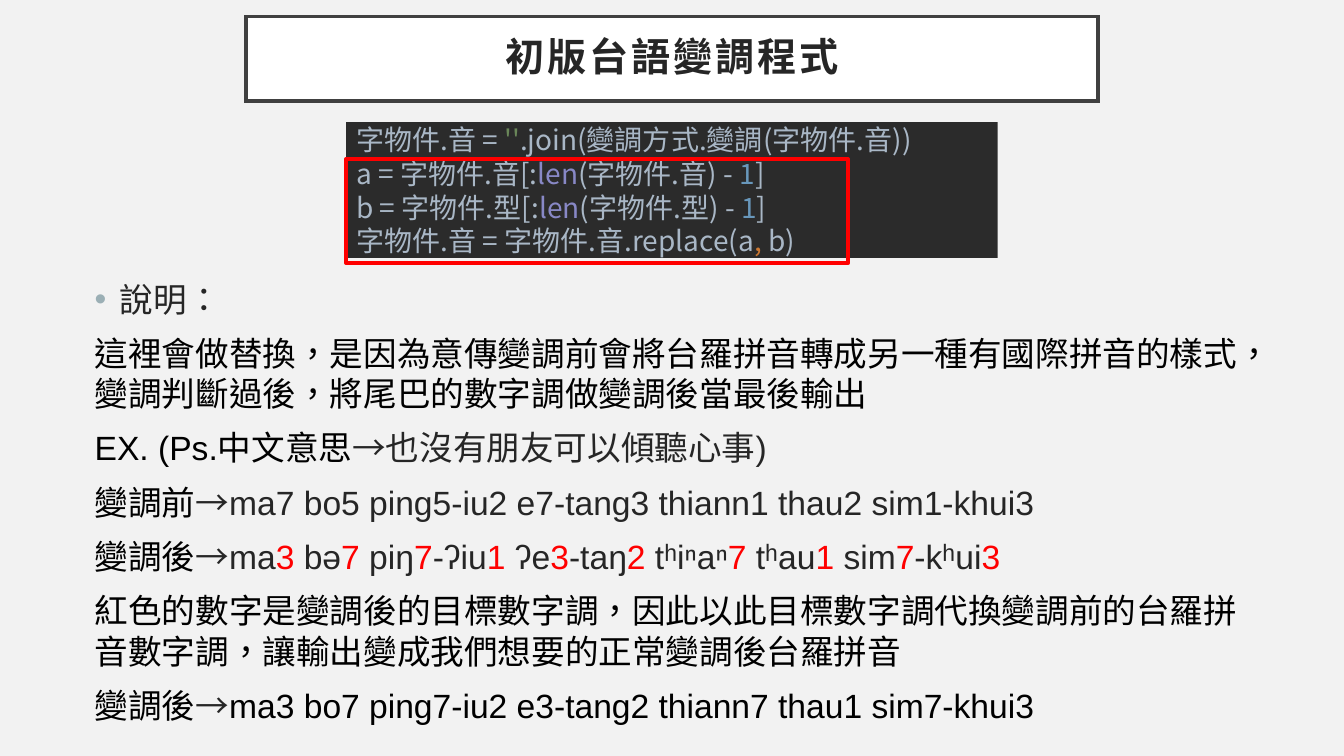
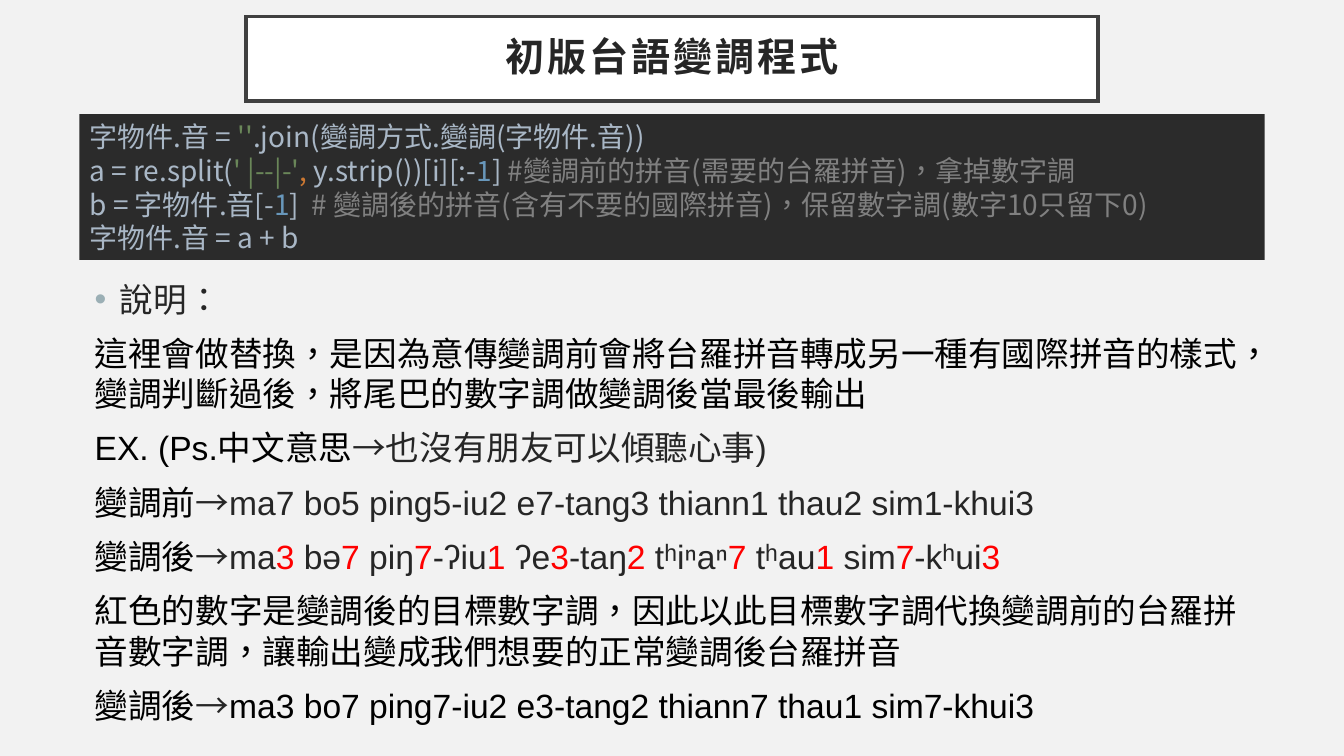
Before and after one commit to 108368090/tai5-gi2_pian3-tiau7, a slide deck: slide 5 of 台語變調程式說明(含附件檔案說明).pptx (slide 6 before the commit). Drawn at 1344x756 pixels with LibreOffice and Linux fonts; fonts in the diff are those of the drawing. Boxes give left, top, right and bottom in pixels: in the first picture for what was removed or moved away, otherwise in the second. Text is boxed around its words. In the diff, an @@ line names an element or a change of style, - is before the commit and + after.

```diff
--- a/台語變調程式說明(含附件檔案說明).pptx
+++ b/台語變調程式說明(含附件檔案說明).pptx
@@ rectangle added at <box>80,114,1265,260</box>, fill #2B2B2B, 20 pt, text #A9B7C6 @@
+字物件.音 = ''.join(變調方式.變調(字物件.音))
+a = re.split(' |--|-', y.strip())[i][:-1] #變調前的拼音(需要的台羅拼音)，拿掉數字調
+b = 字物件.音[-1] # 變調後的拼音(含有不要的國際拼音)，保留數字調(數字10只留下0)
+字物件.音 = a + b
@@ text removed at <box>356,126,912,259</box> @@
-字物件.音 = ''.join(變調方式.變調(字物件.音))
-a = 字物件.音[:len(字物件.音) - 1]
-b = 字物件.型[:len(字物件.型) - 1]
-字物件.音 = 字物件.音.replace(a, b)
@@ rectangle removed at <box>347,159,849,263</box> @@
```
Also in this commit, not shown: 6 other slides changed, 1 slide added, 2 slides removed, 10 other files.
